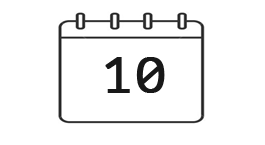
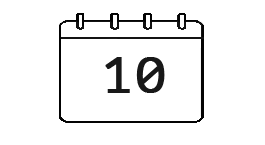
The second 265 x 145 image is a revision of the first. Changes to its layers:
painted on "Layer 0" over 58, 11, 206, 124
added layer "bg" over 58, 11, 206, 124
